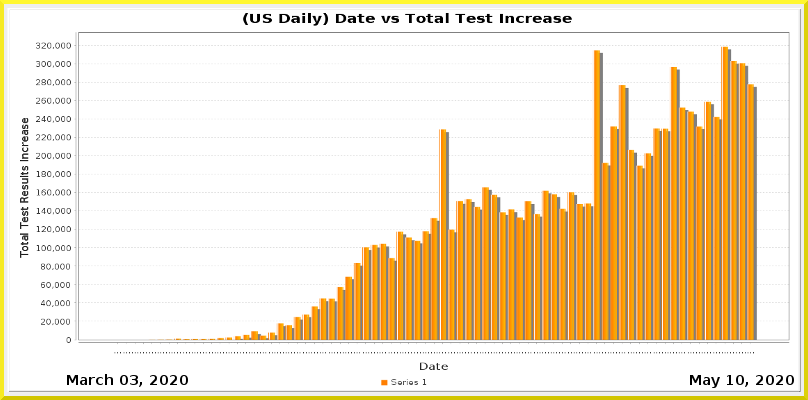
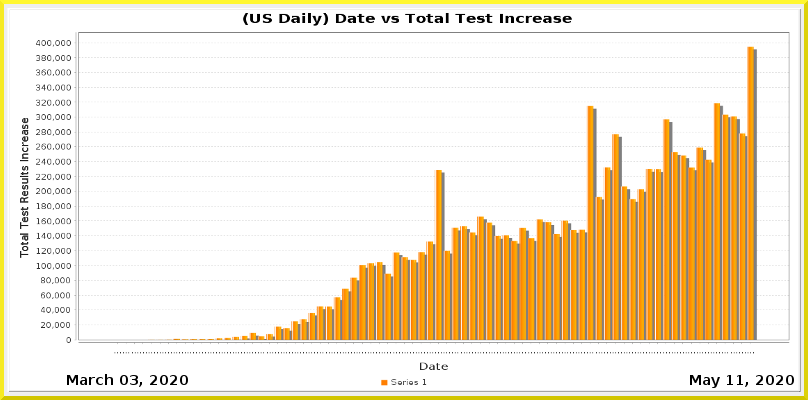
Layer changes from the first 808x400 image to the second:
painted on "Current Date" over [736, 375, 744, 385]
painted on "Date_vs_TestIncrease.png" over [36, 40, 789, 354]
